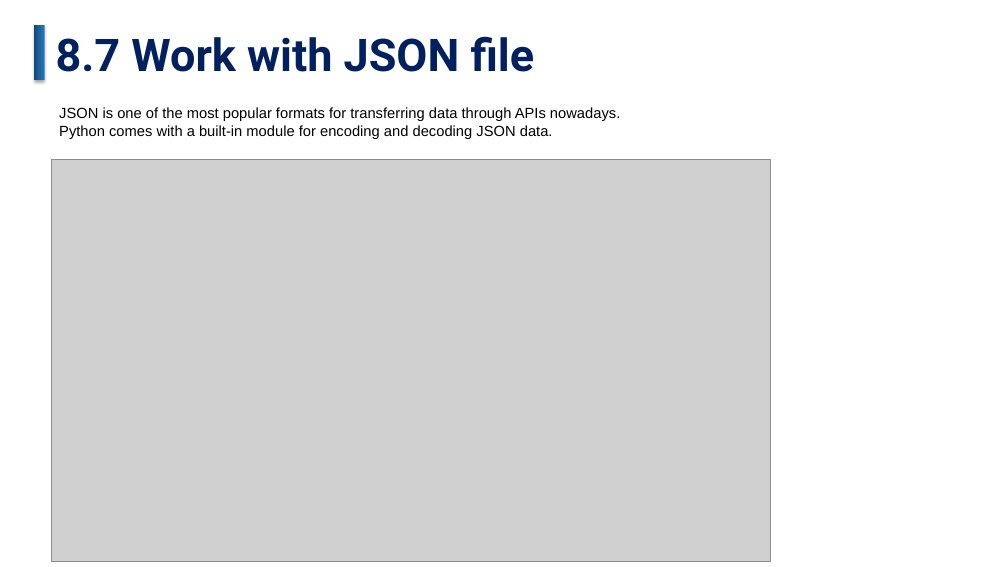
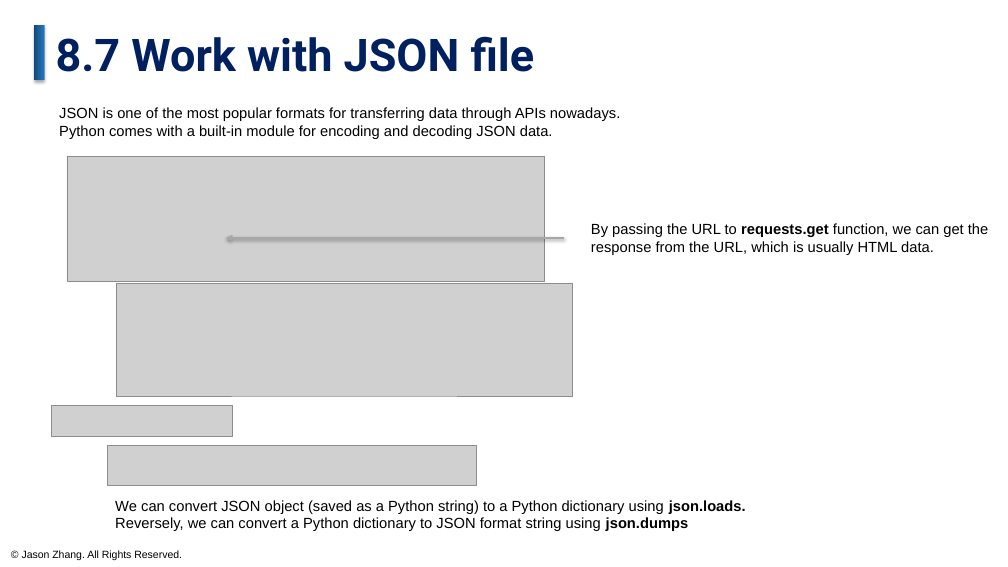
Before and after one commit to JasonZhangHub/DataAnalysiswithPython-FullCourseForBeginners, a slide deck: slide 80 of slides/Data Analysis with Python-Full Course for Beginners.pptx (slide 71 before the commit). Drawn at 1008x567 pixels with LibreOffice and Linux fonts; fonts in the diff are those of the drawing; grey boxes stand for pictures. Boxes give left, top, right and bottom in pixels: in the first picture for what was removed or moved away, otherwise in the second. Text is boxed around its words. In the diff, an @@ line names an element or a change of style, - is before the commit and + after.

Commit message:
update slides

```diff
--- a/slides/Data Analysis with Python-Full Course for Beginners.pptx
+++ b/slides/Data Analysis with Python-Full Course for Beginners.pptx
@@ picture added at box(67, 156, 544, 281) @@
@@ arrow added from (565, 238) to (226, 238), #A7A7A7 2 pt @@
@@ text added at box(591, 223, 988, 255), 14 pt, text #000000 @@
+By passing the URL to requests.get function, we can get the response from the URL, which is usually HTML data.
@@ picture: place and size @@
-picture at box(52, 159, 771, 562)
+picture at box(116, 284, 572, 396)
@@ picture added at box(52, 405, 233, 436) @@
@@ picture added at box(108, 445, 476, 485) @@
@@ text added at box(115, 500, 746, 531), 14 pt, text #000000 @@
+We can convert JSON object (saved as a Python string) to a Python dictionary using json.loads.
+Reversely, we can convert a Python dictionary to JSON format string using json.dumps
@@ text added at box(22, 550, 182, 560), 10 pt, text #000000 @@
+© Jason Zhang. All Rights Reserved.
```
Also in this commit, not shown: 67 other slides changed, 12 slides added, 3 slides removed, 1 other file.
